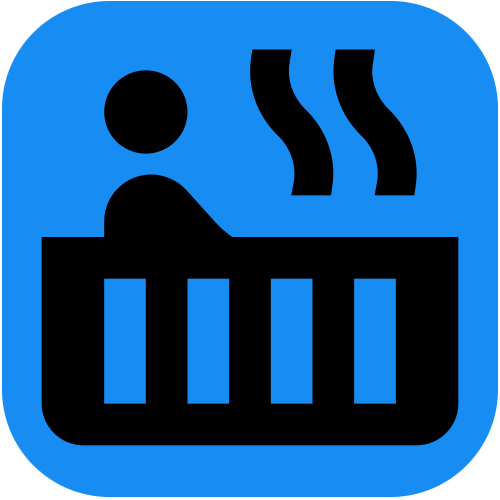
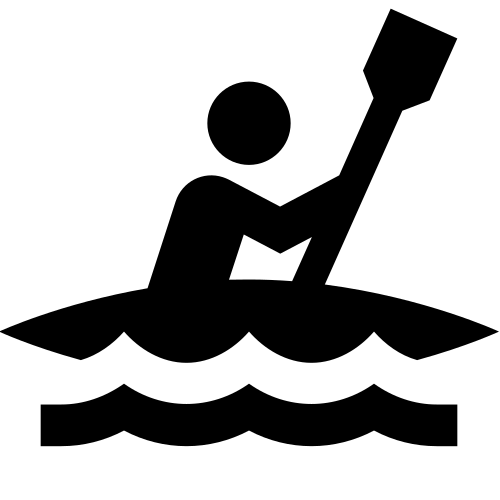
Before/after of a 500x500 layered artwork. What changed in the layer stack:
added layer "Pasted Layer" above "hot_tub_black_24dp.svg" over [0, 8, 499, 447]
hid "hot_tub_black_24dp.svg" over [41, 49, 459, 446]
painted on "Layer" over [2, 1, 498, 497]
